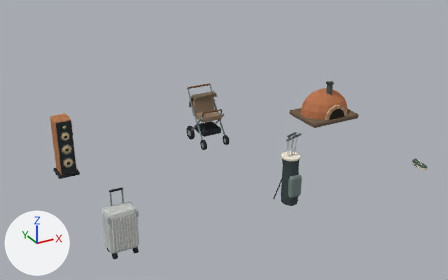
The Blender file assets/models/shinsegae/upper-floor-displays.blend, before and after one commit.
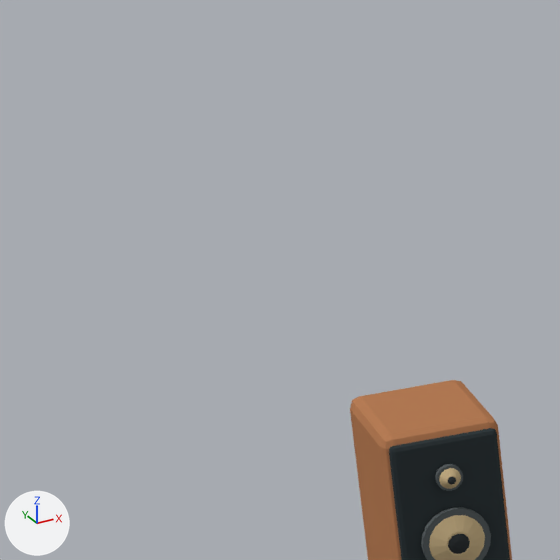
The first picture shows the older version from a 50 mm camera at (-2.29, -7.1, 4.91) aimed at (2.98, 2.49, 0.12). The close-ups show the older and then the newer version on the part from 0% to 18% of the width and 21% to 50% of the height of that picture. Only the edits that show in the close-ups are written down. Arrows for +X, +Y and +Z are at lower left; the lights stay in place.

The first close-up shows 'Concentric cone.002', 'Driver surround.002', 'Front baffle', 'Veneered cabinet' and 4 more.
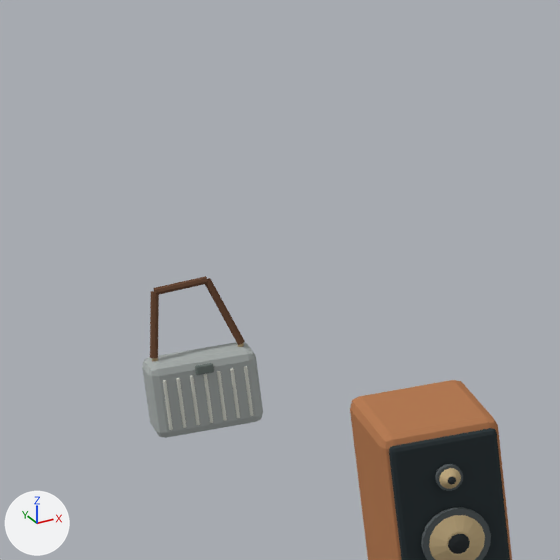
Pixel boxes [x1, y1, x2, y2] of what changed, in the close-ups (560 x 560 px):
'Crossbody shell', added
    after: [142, 342, 263, 438]
'Leather shoulder strap.002', added (brown)
    after: [205, 278, 245, 345]
'Leather shoulder strap', added (brown)
    after: [150, 291, 159, 358]
'Leather shoulder strap.001', added (brown)
    after: [154, 276, 208, 295]
'Groove bead', added
    after: [163, 380, 173, 430]
'Groove bead.001', added
    after: [176, 378, 186, 428]
'Groove bead.002', added
    after: [190, 375, 200, 425]
'Central clasp', added
    after: [195, 363, 214, 375]
'Groove bead.004', added
    after: [217, 371, 227, 421]
'Groove bead.005', added
    after: [230, 368, 240, 418]
'Groove bead.003', added
    after: [203, 374, 213, 423]
'Groove bead.006', added
    after: [244, 366, 253, 416]

Edits to the bpy script that builds the scene:
```text
Add ob_central_clasp:
    ob_central_clasp = bpy.data.objects.new('Central clasp', me_cube_046)  # a box spanning x -0.0265..0.0265, y -0.007..0.007, z -0.015..0.015; in mat_finish_727c78 (grey #727c78); modifiers BEVEL
    ob_central_clasp.location = (0.0, 5.53, 0.225)
Add ob_leather_shoulder_strap_002:
    ob_leather_shoulder_strap_002 = bpy.data.objects.new('Leather shoulder strap.002', me_cone_064)  # an 8-sided cylinder along z spanning x -0.012..0.012, y -0.012..0.012, z -0.109..0.109; in mat_finish_6d4e3b (brown #6d4e3b)
    ob_leather_shoulder_strap_002.location = (0.096, 5.62, 0.362)
    ob_leather_shoulder_strap_002.rotation_euler = (2.766, 0.0, 1.045)  # degrees (158, 0, 60)
Add ob_leather_shoulder_strap_001:
    ob_leather_shoulder_strap_001 = bpy.data.objects.new('Leather shoulder strap.001', me_cone_063)  # an 8-sided cylinder along z spanning x -0.012..0.012, y -0.012..0.012, z -0.078..0.078; in mat_finish_6d4e3b (brown #6d4e3b)
    ob_leather_shoulder_strap_001.location = (-0.017, 5.64, 0.458)
    ob_leather_shoulder_strap_001.rotation_euler = (1.506, 0.0, 1.571)  # degrees (86, 0, 90)
Add ob_leather_shoulder_strap:
    ob_leather_shoulder_strap = bpy.data.objects.new('Leather shoulder strap', me_cone_062)  # an 8-sided cylinder along z spanning x -0.012..0.012, y -0.012..0.012, z -0.1..0.1; in mat_finish_6d4e3b (brown #6d4e3b)
    ob_leather_shoulder_strap.location = (-0.112, 5.62, 0.357)
    ob_leather_shoulder_strap.rotation_euler = (0.27, 0.0, 2.423)  # degrees (15, 0, 139)
Add ob_groove_bead_006:
    ob_groove_bead_006 = bpy.data.objects.new('Groove bead.006', me_cube_045)  # a box spanning x -0.005..0.005, y -0.004..0.004, z -0.08..0.08; in mat_finish_d9dbd1 (light grey #d9dbd1); modifiers BEVEL
    ob_groove_bead_006.location = (0.12, 5.534, 0.13)
Add ob_groove_bead_005:
    ob_groove_bead_005 = bpy.data.objects.new('Groove bead.005', me_cube_045.copy())  # modifiers BEVEL
    ob_groove_bead_005.location = (0.08, 5.534, 0.13)
Add ob_groove_bead_004:
    ob_groove_bead_004 = bpy.data.objects.new('Groove bead.004', me_cube_045.copy())  # modifiers BEVEL
    ob_groove_bead_004.location = (0.04, 5.534, 0.13)
Add ob_groove_bead_003:
    ob_groove_bead_003 = bpy.data.objects.new('Groove bead.003', me_cube_045.copy())  # modifiers BEVEL
    ob_groove_bead_003.location = (0.0, 5.534, 0.13)
Add ob_groove_bead_002:
    ob_groove_bead_002 = bpy.data.objects.new('Groove bead.002', me_cube_045.copy())  # modifiers BEVEL
    ob_groove_bead_002.location = (-0.04, 5.534, 0.13)
Add ob_groove_bead_001:
    ob_groove_bead_001 = bpy.data.objects.new('Groove bead.001', me_cube_045.copy())  # modifiers BEVEL
    ob_groove_bead_001.location = (-0.08, 5.534, 0.13)
Add ob_groove_bead:
    ob_groove_bead = bpy.data.objects.new('Groove bead', me_cube_045.copy())  # modifiers BEVEL
    ob_groove_bead.location = (-0.12, 5.534, 0.13)
Add ob_crossbody_shell:
    ob_crossbody_shell = bpy.data.objects.new('Crossbody shell', me_cube_038)  # a box spanning x -0.16..0.16, y -0.065..0.065, z -0.118..0.118; in mat_finish_aab0ae (grey #aab0ae); modifiers BEVEL
    ob_crossbody_shell.location = (0.0, 5.6, 0.135)
```
